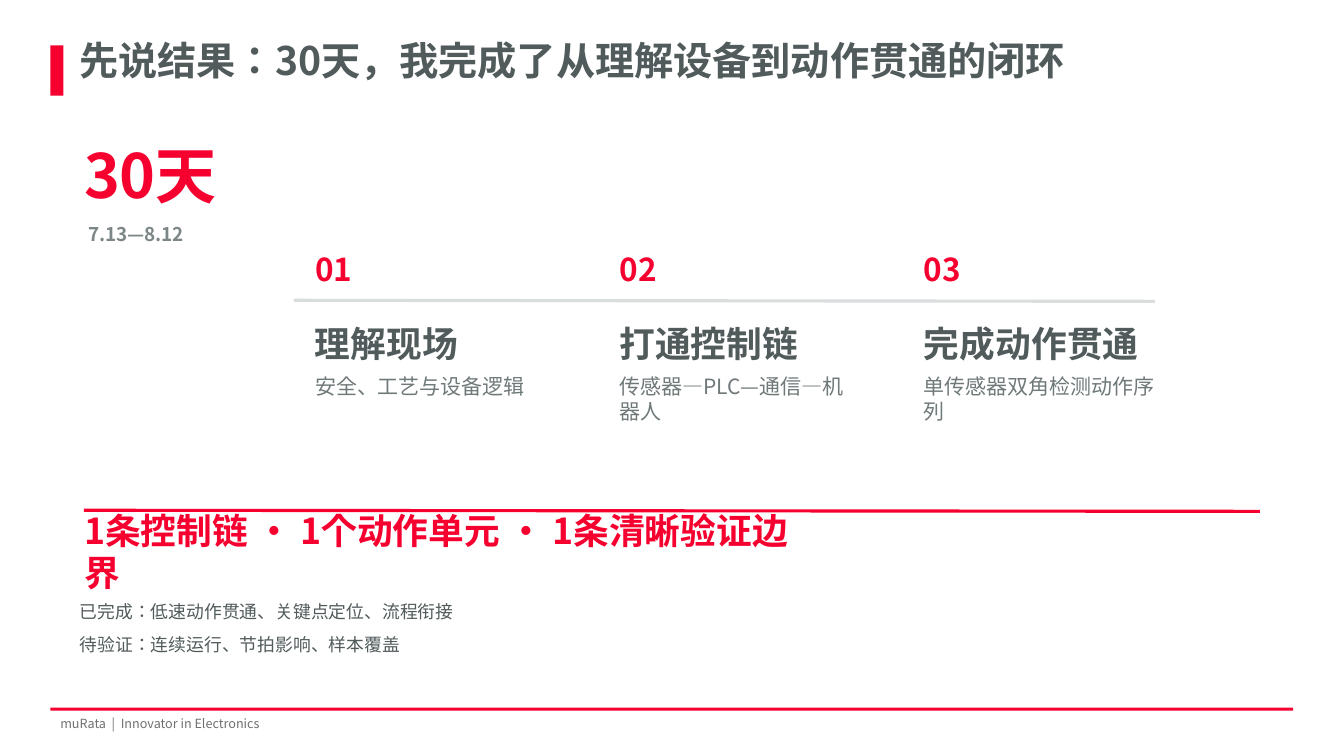
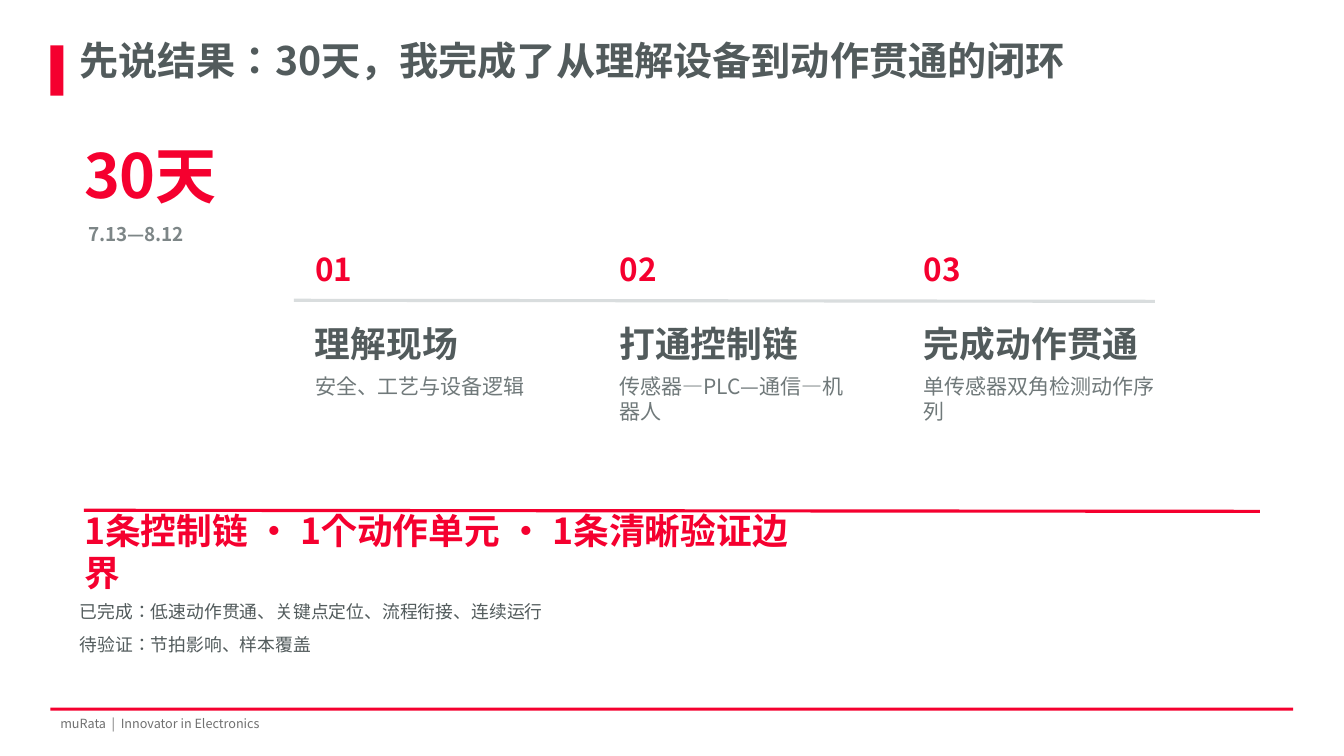
Before and after one commit to Zhang-Bo-glitch/muRata, a slide deck: slide 2 of 结业汇报co.pptx. Drawn at 1344x756 pixels with LibreOffice and Linux fonts; fonts in the diff are those of the drawing; background and template pictures are left out. Boxes give left, top, right and bottom in pixels: in the first picture for what was removed or moved away, otherwise in the second. Text is boxed around its words. In the diff, an @@ line names an element or a change of style, - is before the commit and + after.

```diff
--- a/结业汇报co.pptx
+++ b/结业汇报co.pptx
@@ text at (80, 603, 543, 653): text changed @@
-已完成：低速动作贯通、关键点定位、流程衔接
-待验证：连续运行、节拍影响、样本覆盖
+已完成：低速动作贯通、关键点定位、流程衔接、连续运行
+待验证：节拍影响、样本覆盖
```
Also in this commit, not shown: 2 other slides changed.
